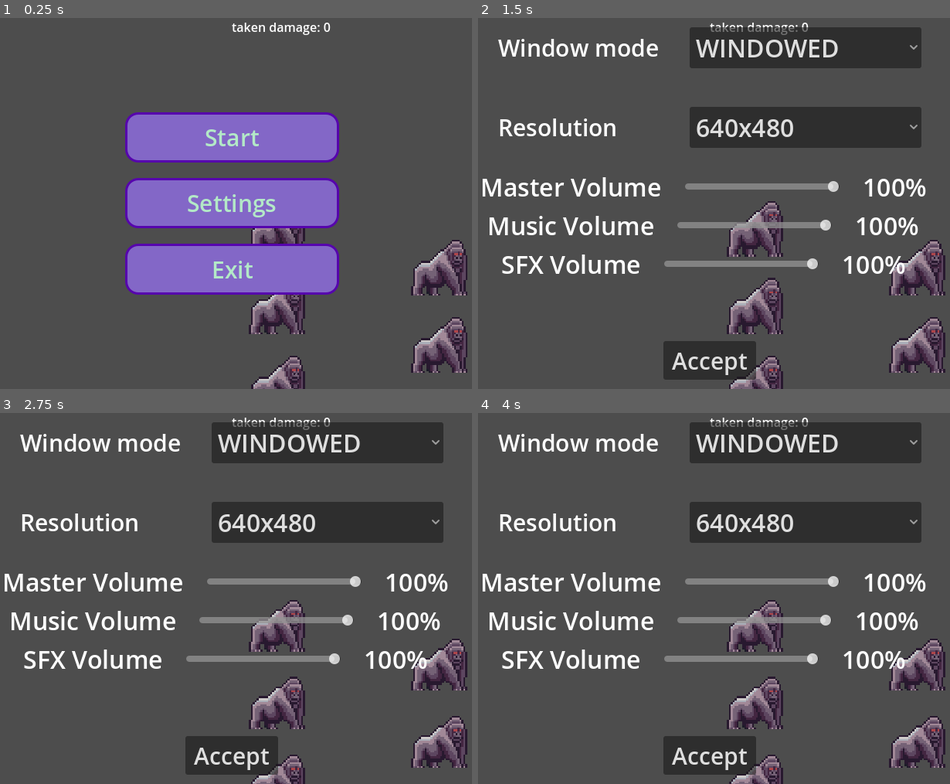
Above: before the commit, frames 1-4 (two rows, left to right).
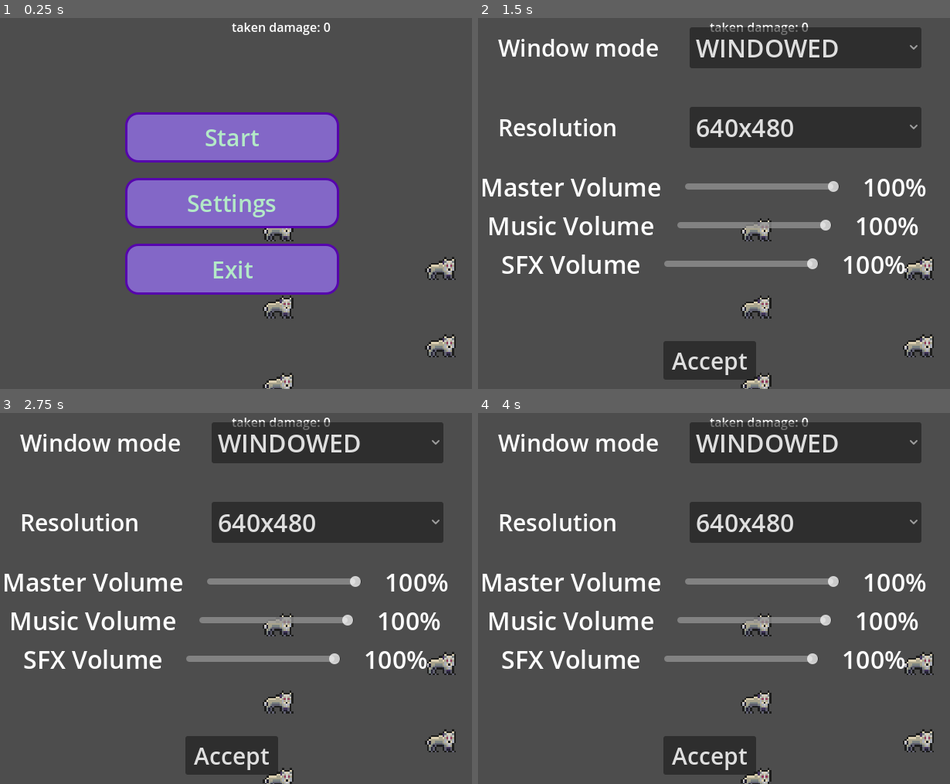
Above: after the commit, the same moments.

Repository: C0ldSt33l/Animal-raft
Game: Godot game, scene res://main_menu/main_menu.tscn
Same seed, same stepped clock (60 frames per second), same inputs: the game is played once before the commit and once after it.
Inputs (mouse positions are in pixels of both pictures, inside the frame that each line leads up to):
- Up to frame 1 (0.25 s): no input
- Up to frame 2 (1.5 s): click (756, 225) at 0.5 s; click (756, 303) at 1.27 s
- Up to frame 3 (2.75 s): click (278, 776) at 2.02 s
- Up to frame 4 (4 s): click (916, 661) at 2.77 s; click (916, 739) at 3.52 s

The runs differ from the first frame. In frame 1, 3.9% of the frame differs, in the area x 52-100%, y 56-100%; in frame 2, 4.6%, in the area x 52-100%, y 49-100%; in frame 3, 4.2%; in frame 4, 4.2%.

Commit message:
chenge fight scene

Diff:
--- a/Animals/animal.gd
+++ b/Animals/animal.gd
@@ -10,6 +10,8 @@
 @onready var info = $Info
 @onready var info_label = $Info/Label
 
+signal choosen_animal(animal: Animal)
+
 # Called when the node enters the scene tree for the first time.
 func _ready() -> void:
 	sprite.play(_Name)
@@ -21,7 +23,8 @@
 	pass
 
 func _on_pressed() -> void:
-	emit_signal('ChosenAnial',self)
+	#emit_signal('ChosenAnimal',self)
+	self.choosen_animal.emit(self)
 	print('signal')
 
 func getName() -> String:
--- a/fight_scene.gd
+++ b/fight_scene.gd
@@ -13,6 +13,8 @@
 
 signal ChosenEnemy(enemy)
 var chose_enemy
+var cooldown
+var tmp_cooldown
 
 var TakenDamage: int  = 0
 
@@ -35,27 +37,37 @@
 ]
 # Called when the node enters the scene tree for the first time.
 func _ready() -> void:
-	for i in 15:
-		var animal = animal_scene.instantiate()
-		animal._Name = 'Gorilla'
+	for i in 13:
+		var animal := animal_scene.instantiate() as Animal
+		animal._Name = 'Wolf'
 		animal._size = 3
 		animal.position = points2D[i]
 		add_child(animal)
-	 # Replace with function body.
+
+		animal.choosen_animal.connect(self._on_chosen_animal)
+	for i in range(13,15):
+		var enemy := Enemy_scene.instantiate() as Enemy
+		add_child(enemy)
+		enemy.chosen_enemy.connect(self._on_chosen_enemy)
+		enemy.position = points2D[i]
 
 #тут будет уменьшение кулдауна всем животным в конце хода
 # Called every frame. 'delta' is the elapsed time since the previous frame.
 func _process(delta: float) -> void:
 
 	dmg.text = "taken damage: " + str(TakenDamage)
-	if chose_animal and chose_enemy:
-		skills.FUNC_DIC[chose_animal.getName][1].call(chose_enemy)
+	if chose_animal and chose_enemy!=null:
+		skills.FUNC_DIC[chose_animal.getName()][1].call(chose_enemy)
+		chose_animal = null
+		chose_enemy = null
 
 
-func _on_chosen_enemy(enemy: Variant) -> void:
-	chose_enemy = enemy
+func _on_chosen_enemy(Enemy: Variant) -> void:
+	chose_enemy = Enemy
+	print('have enemy')
 	 # Replace with function body.
 
 
 func _on_chosen_animal(Animal: Variant) -> void:
 	chose_animal = Animal # Replace with function body.
+	print('have animal')
--- a/scripts/enemy.gd
+++ b/scripts/enemy.gd
@@ -1,5 +1,8 @@
 class_name Enemy
 extends TextureButton
+
+signal chosen_enemy(enemy: Enemy)
+
 # Called when the node enters the scene tree for the first time.
 var HP = 20
 func _ready() -> void:
@@ -8,10 +11,13 @@
 
 # Called every frame. 'delta' is the elapsed time since the previous frame.
 func _process(delta: float) -> void:
-	pass
+	if HP<=0:
+		queue_free()
 
 
 func _on_pressed() -> void:
-	emit_signal('ChosenEnemy',self) # Replace with function body.
-func TakeDamage(value: int )-> void:
+	self.chosen_enemy.emit(self)
+	print('signal')
+	#emit_signal('ChosenEnemy',self) # Replace with function body.
+func TakeDamage(value: int ) -> void:
 	HP-=value
Not shown: 1 places in main_menu/main_menu.tscn that only renumber resources
